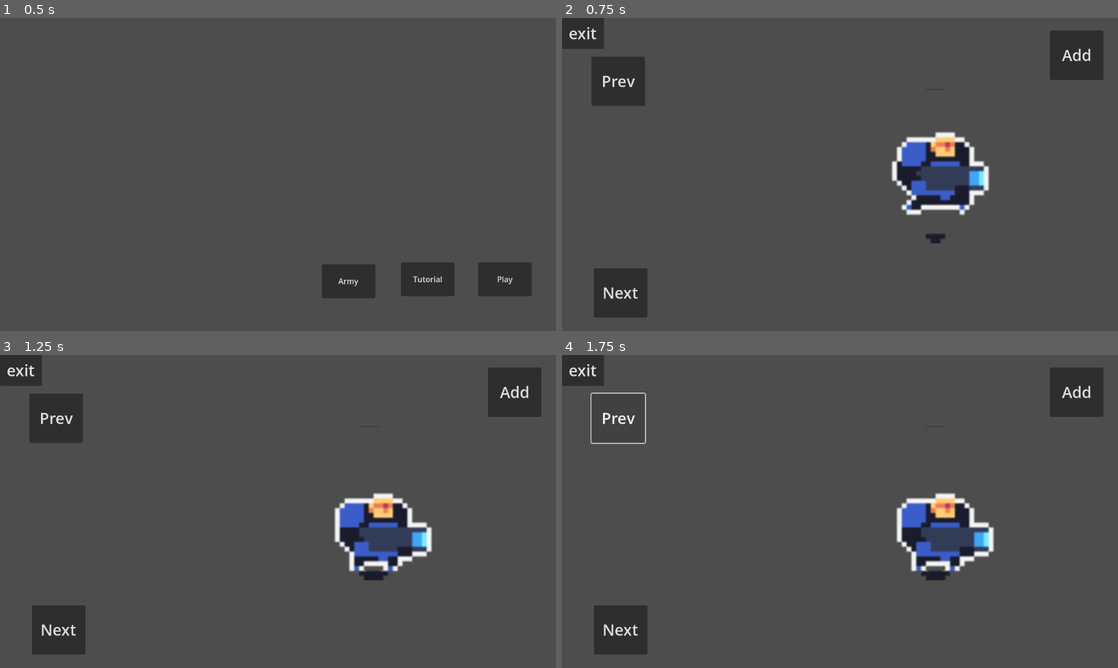
Above: before the commit, frames 1-4 (two rows, left to right).
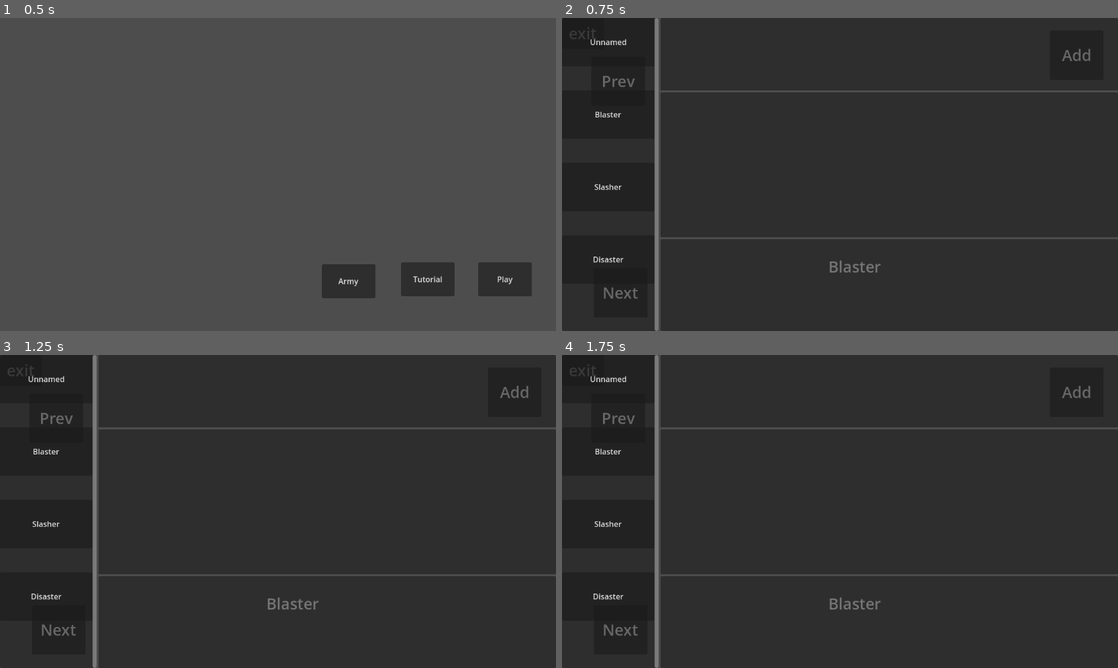
Above: after the commit, the same moments.

Repository: Vorbidden/BattleBots
Game: Godot game, scene res://main_menu.tscn
Same seed, same stepped clock (60 frames per second), same inputs: the game is played once before the commit and once after it.
Inputs:
- Up to frame 1 (0.5 s): no input
- Up to frame 2 (0.75 s): click "Army" at 0.5 s
- Up to frame 3 (1.25 s): no input
- Up to frame 4 (1.75 s): click "Prev" at 1.25 s

Frame 1 is identical in both runs. In frame 2, 93% of the frame differs, in the area x 0-100%, y 0-100%; in frame 3, 93%; in frame 4, 94%.

Commit message:
Level screen + Half finished army selector

Diff:
--- a/Global/Game.gd
+++ b/Global/Game.gd
@@ -1,6 +1,4 @@
 extends Node
-
-var Slot1 = 0
 
 var PlayerUnitsDatabase = {
 	0 : {
@@ -10,6 +8,11 @@
 	1 : {
 		"name": "Slasher",
 		"scene": preload("res://players/player.tscn")
+	},
+	2 : {
+		"name": "Disaster",
+		"cost": 3,
+		"scene": preload("res://players/player3.tscn")
 	}
 }
 
--- /dev/null
+++ b/LevelButton.gd
@@ -0,0 +1,24 @@
+extends Button
+
+@export_file var level_path
+# Called when the node enters the scene tree for the first time.
+func _ready():
+	pass # Replace with function body.
+
+
+# Called every frame. 'delta' is the elapsed time since the previous frame.
+func _process(delta):
+	pass
+
+
+func _on_mouse_entered():
+	pass # Replace with function body.
+
+
+func _on_mouse_exited():
+	pass # Replace with function body.
+
+func _on_pressed():
+	if level_path == null:
+		return
+	get_tree().change_scene_to_file(level_path)
--- /dev/null
+++ b/LevelSelectScreen.gd
@@ -0,0 +1,30 @@
+extends Control
+
+const LEVEL_BUTTON = preload("res://level_button.tscn")
+
+@export_dir var dir_path
+
+@onready var grid = $MarginContainer/VBoxContainer/GridContainer
+
+func _ready():
+	get_levels(dir_path)
+
+func get_levels(path):
+	var dir = DirAccess.open(path)
+	if dir:
+		dir.list_dir_begin()
+		var file_name = dir.get_next()
+		while file_name != "":
+			print(file_name)
+			create_level_button('%S/%S' % [dir.get_current_dir(), file_name], file_name)
+			file_name = dir.get_next()
+			print("a")
+		dir.list_dir_end()
+	else:
+		print("No Levels found")
+
+func create_level_button(level_path: String, level_name: String):
+	var btn = LEVEL_BUTTON.instantiate()
+	btn.text = level_name
+	btn.level_path = level_path
+	grid.add_child(btn)
--- /dev/null
+++ b/Levels/Level2.tscn
@@ -0,0 +1,121 @@
+[gd_scene load_steps=6 format=3 uid="uid://dylb4s6r745w4"]
+
+[ext_resource type="Script" path="res://Manager.gd" id="1_m2kt1"]
+[ext_resource type="PackedScene" uid="uid://hoymgo6h8ea5" path="res://players/player_tower.tscn" id="2_yf3s8"]
+[ext_resource type="PackedScene" uid="uid://b6cmotu1ddhau" path="res://enemies/enemy_tower.tscn" id="3_4e5rt"]
+
+[sub_resource type="LabelSettings" id="LabelSettings_5ryyy"]
+font_size = 28
+font_color = Color(0.92549, 0.584314, 0.117647, 1)
+
+[sub_resource type="RectangleShape2D" id="RectangleShape2D_f2rxn"]
+size = Vector2(25.88, 640.625)
+
+[node name="Game" type="Node2D"]
+script = ExtResource("1_m2kt1")
+
+[node name="UI" type="CanvasLayer" parent="."]
+
+[node name="Energy" type="Label" parent="UI"]
+anchors_preset = 5
+anchor_left = 0.5
+anchor_right = 0.5
+offset_left = -93.5
+offset_right = 93.5
+offset_bottom = 64.0
+grow_horizontal = 2
+text = "Bob"
+label_settings = SubResource("LabelSettings_5ryyy")
+horizontal_alignment = 1
+vertical_alignment = 1
+metadata/_edit_group_ = true
+
+[node name="DeploySlot1" type="Button" parent="UI"]
+anchors_preset = -1
+anchor_left = -0.0208333
+anchor_right = 0.0295139
+anchor_bottom = 0.0864198
+offset_left = 1091.0
+offset_top = 17.0
+offset_right = 1099.0
+offset_bottom = 25.0
+text = "Blast
+5E"
+metadata/_edit_use_anchors_ = true
+
+[node name="EnergyButton" type="Button" parent="UI"]
+anchors_preset = -1
+anchor_left = -0.0208333
+anchor_right = 0.0295139
+anchor_bottom = 0.0864198
+offset_left = 530.0
+offset_top = 59.0
+offset_right = 538.0
+offset_bottom = 67.0
+text = "More Energy"
+metadata/_edit_use_anchors_ = true
+
+[node name="DeploySlot2" type="Button" parent="UI"]
+anchors_preset = -1
+anchor_left = -0.0208333
+anchor_right = 0.0295139
+anchor_bottom = 0.0864198
+offset_left = 1001.0
+offset_top = 18.0
+offset_right = 1009.0
+offset_bottom = 26.0
+text = "Sword
+2E"
+metadata/_edit_use_anchors_ = true
+
+[node name="DeploySlot3" type="Button" parent="UI"]
+anchors_preset = -1
+anchor_left = -0.0208333
+anchor_right = 0.0295139
+anchor_bottom = 0.0864198
+offset_left = 909.0
+offset_top = 22.0
+offset_right = 917.0
+offset_bottom = 30.0
+text = "Tank
+3E"
+metadata/_edit_use_anchors_ = true
+
+[node name="Wall" type="StaticBody2D" parent="."]
+
+[node name="CollisionShape2D" type="CollisionShape2D" parent="Wall"]
+position = Vector2(-441, 308)
+shape = SubResource("RectangleShape2D_f2rxn")
+
+[node name="Wall2" type="StaticBody2D" parent="."]
+position = Vector2(1000, 2.08165e-12)
+
+[node name="CollisionShape2D" type="CollisionShape2D" parent="Wall2"]
+position = Vector2(1061, 321)
+shape = SubResource("RectangleShape2D_f2rxn")
+
+[node name="Players" type="Node" parent="."]
+
+[node name="player_tower" parent="Players" instance=ExtResource("2_yf3s8")]
+position = Vector2(1065, 489)
+
+[node name="Enemies" type="Node" parent="."]
+
+[node name="enemy_tower" parent="Enemies" instance=ExtResource("3_4e5rt")]
+position = Vector2(100, 481)
+
+[node name="EnemySpawnTimer" type="Timer" parent="."]
+wait_time = 3.0
+autostart = true
+
+[node name="EnergyRechargeTimer" type="Timer" parent="."]
+autostart = true
+
+[connection signal="pressed" from="UI/DeploySlot1" to="." method="_on_deploy_pressed" binds= [0]]
+[connection signal="pressed" from="UI/EnergyButton" to="." method="_on_energy_button_pressed"]
+[connection signal="pressed" from="UI/DeploySlot2" to="." method="_on_deploy_pressed" binds= [1]]
+[connection signal="pressed" from="UI/DeploySlot3" to="." method="_on_deploy_pressed" binds= [2]]
+[connection signal="player_tower_destroyed" from="Players/player_tower" to="." method="_on_player_tower_player_tower_destroyed"]
+[connection signal="enemy_tower_destroyed" from="Enemies/enemy_tower" to="." method="_on_enemy_tower_enemy_tower_destroyed"]
+[connection signal="timeout" from="EnemySpawnTimer" to="." method="_on_timer_timeout"]
+[connection signal="timeout" from="EnergyRechargeTimer" to="." method="_on_energy_recharge_timer_timeout"]
--- a/MainMenu.gd
+++ b/MainMenu.gd
@@ -9,7 +9,7 @@
 	pass
 
 func _on_play_button_pressed():
-	get_tree().change_scene_to_file("res://Main.tscn")
+	get_tree().change_scene_to_file("res://level_select.tscn")
 
 func _on_tutorial_button_pressed():
 	get_tree().change_scene_to_file("res://tutorial.tscn")
--- a/Manager.gd
+++ b/Manager.gd
@@ -17,6 +17,7 @@
 @export var max_energy: int = 12
 @export var default_spawn_cost : int = 2
 @export var energy_upgrade_cost: int = 5
+
 # Called when the node enters the scene tree for the first time.
 
 var player_tower_x: int = 0
@@ -30,7 +31,6 @@
 	player = Game.CurrentArmy[0]["scene"]
 	player2 = Game.CurrentArmy[1]["scene"]
 	player3 = Game.CurrentArmy[2]["scene"]
-
 
 	army = [player, player2, player3]
 
--- /dev/null
+++ b/UnitButtonInSelect.gd
@@ -0,0 +1,20 @@
+extends Button
+
+signal unit_pressed(unit_name)
+
+@export var unit_name: String = "Unnamed"
+var equipped = false
+# Called when the node enters the scene tree for the first time.
+func _ready():
+	self.text = unit_name
+
+func equip():
+	pass
+
+func _pressed():
+	print(unit_name)
+	unit_pressed.emit(unit_name)
+
+# Called every frame. 'delta' is the elapsed time since the previous frame.
+func _process(delta):
+	pass
--- a/army_select.gd
+++ b/army_select.gd
@@ -1,6 +1,8 @@
 extends Control
 
+var Slot1 = 0
 var player = load("res://players/player.tscn")
+var unit_button = load("res://unit_button.tscn")
 
 """ NOTE TO FUTURE SELF:
 	Working on an army select
@@ -11,24 +13,33 @@
 	then worry about animations in this screen (for now just hardcode)
 	Good luck future me!
 	Maybe work on having a default army first
-	"""
+"""
+
+func _ready():
+
+	for i in Game.PlayerUnitsDatabase:
+		var instance = unit_button.instantiate()
+		instance.unit_name = Game.PlayerUnitsDatabase[i]["name"]
+		$HBoxContainer/TableOfUnits/ScrollContainer/VBoxContainer.add_child(instance)
+
+	$UnitName.text = Game.PlayerUnitsDatabase[Slot1]["name"]
 
 # Called every frame. 'delta' is the elapsed time since the previous frame.
 func _process(delta):
-	# Dont worry about this, just use like a name for now.
-	match Game.Slot1:
-		0:
-			$UnitSelect.play("Unit 1")
-		1:
-			$UnitSelect.play("Unit 2")
+	pass
 
 func _on_next_unit_button_pressed():
-	if Game.Slot1 < Game.PlayerUnitsDatabase.count():
-		Game.Slot1 += 1
+	if Slot1 < len(Game.PlayerUnitsDatabase) - 1:
+		Slot1 += 1
+	$UnitName.text = Game.PlayerUnitsDatabase[Slot1]["name"]
 
 func _on_prev_unit_button_pressed():
-	if Game.Slot1 > 0:
-		Game.Slot1 -= 1
+	if Slot1 > 0:
+		Slot1 -= 1
+	$UnitName.text = Game.PlayerUnitsDatabase[Slot1]["name"]
 
 func _on_exit_button_pressed():
 	get_tree().change_scene_to_file("res://main_menu.tscn")
+
+func _on_unit_unit_pressed(unit_name):
+	print(unit_name)
--- a/army_select.tscn
+++ b/army_select.tscn
@@ -1,8 +1,9 @@
-[gd_scene load_steps=19 format=3 uid="uid://b0vy7tj0ya3gv"]
+[gd_scene load_steps=20 format=3 uid="uid://b0vy7tj0ya3gv"]
 
 [ext_resource type="Script" path="res://army_select.gd" id="1_bv8dv"]
 [ext_resource type="Texture2D" uid="uid://ivn3vwcu0x7y" path="res://assets/players blue x2.png" id="2_6ptvy"]
 [ext_resource type="Texture2D" uid="uid://rus737wiui80" path="res://assets/_Run.png" id="3_3pst7"]
+[ext_resource type="PackedScene" uid="uid://1q6ao141455o" path="res://unit_button.tscn" id="4_m6eec"]
 
 [sub_resource type="AtlasTexture" id="AtlasTexture_p0wjy"]
 atlas = ExtResource("2_6ptvy")
@@ -125,6 +126,7 @@
 script = ExtResource("1_bv8dv")
 
 [node name="UnitSelect" type="AnimatedSprite2D" parent="."]
+visible = false
 position = Vector2(774, 307)
 scale = Vector2(5, 5)
 sprite_frames = SubResource("SpriteFrames_x4er2")
@@ -164,6 +166,58 @@
 theme_override_font_sizes/font_size = 32
 text = "exit"
 
+[node name="UnitName" type="Label" parent="."]
+layout_mode = 0
+offset_left = 552.0
+offset_top = 492.0
+offset_right = 1058.0
+offset_bottom = 625.0
+theme_override_font_sizes/font_size = 32
+text = "Name:"
+
+[node name="HBoxContainer" type="HBoxContainer" parent="."]
+layout_mode = 1
+anchors_preset = 15
+anchor_right = 1.0
+anchor_bottom = 1.0
+grow_horizontal = 2
+grow_vertical = 2
+
+[node name="TableOfUnits" type="PanelContainer" parent="HBoxContainer"]
+custom_minimum_size = Vector2(200, 0)
+layout_mode = 2
+
+[node name="ScrollContainer" type="ScrollContainer" parent="HBoxContainer/TableOfUnits"]
+layout_mode = 2
+vertical_scroll_mode = 2
+
+[node name="VBoxContainer" type="VBoxContainer" parent="HBoxContainer/TableOfUnits/ScrollContainer"]
+clip_contents = true
+custom_minimum_size = Vector2(0, 500)
+layout_mode = 2
+size_flags_horizontal = 3
+theme_override_constants/separation = 50
+
+[node name="Unit" parent="HBoxContainer/TableOfUnits/ScrollContainer/VBoxContainer" instance=ExtResource("4_m6eec")]
+layout_mode = 2
+
+[node name="VBoxContainer" type="VBoxContainer" parent="HBoxContainer"]
+layout_mode = 2
+size_flags_horizontal = 3
+
+[node name="CurrentArmyLoadout" type="PanelContainer" parent="HBoxContainer/VBoxContainer"]
+custom_minimum_size = Vector2(0, 150)
+layout_mode = 2
+
+[node name="UnitShowcase" type="PanelContainer" parent="HBoxContainer/VBoxContainer"]
+custom_minimum_size = Vector2(0, 300)
+layout_mode = 2
+
+[node name="UnitDescription" type="PanelContainer" parent="HBoxContainer/VBoxContainer"]
+layout_mode = 2
+size_flags_vertical = 3
+
 [connection signal="pressed" from="NextUnitButton" to="." method="_on_next_unit_button_pressed"]
 [connection signal="pressed" from="PrevUnitButton" to="." method="_on_prev_unit_button_pressed"]
 [connection signal="pressed" from="ExitButton" to="." method="_on_exit_button_pressed"]
+[connection signal="unit_pressed" from="HBoxContainer/TableOfUnits/ScrollContainer/VBoxContainer/Unit" to="." method="_on_unit_unit_pressed"]
--- /dev/null
+++ b/assets/new_style_box_flat.tres
@@ -0,0 +1,3 @@
+[gd_resource type="StyleBoxFlat" format=3 uid="uid://ctbijxs0q12h5"]
+
+[resource]
--- /dev/null
+++ b/level_button.tscn
@@ -0,0 +1,17 @@
+[gd_scene load_steps=2 format=3 uid="uid://d4eheug3kdikt"]
+
+[ext_resource type="Script" path="res://LevelButton.gd" id="1_an0of"]
+
+[node name="LevelButton" type="Button"]
+anchors_preset = 15
+anchor_right = 1.0
+anchor_bottom = 1.0
+grow_horizontal = 2
+grow_vertical = 2
+text = "Level 1"
+script = ExtResource("1_an0of")
+level_path = "res://Levels/Level1.tscn"
+
+[connection signal="mouse_entered" from="." to="." method="_on_mouse_entered"]
+[connection signal="mouse_exited" from="." to="." method="_on_mouse_exited"]
+[connection signal="pressed" from="." to="." method="_on_pressed"]
--- /dev/null
+++ b/level_select.tscn
@@ -0,0 +1,42 @@
+[gd_scene load_steps=2 format=3 uid="uid://dro4t47xsrbl2"]
+
+[ext_resource type="Script" path="res://LevelSelectScreen.gd" id="1_0j1q0"]
+
+[node name="LevelSelect" type="Control"]
+layout_mode = 3
+anchors_preset = 15
+anchor_right = 1.0
+anchor_bottom = 1.0
+grow_horizontal = 2
+grow_vertical = 2
+script = ExtResource("1_0j1q0")
+dir_path = "res://Levels"
+
+[node name="ColorRect" type="ColorRect" parent="."]
+layout_mode = 1
+anchors_preset = 15
+anchor_right = 1.0
+anchor_bottom = 1.0
+grow_horizontal = 2
+grow_vertical = 2
+color = Color(0, 0.172549, 0.176471, 1)
+
+[node name="MarginContainer" type="MarginContainer" parent="."]
+layout_mode = 1
+anchors_preset = 15
+anchor_right = 1.0
+anchor_bottom = 1.0
+grow_horizontal = 2
+grow_vertical = 2
+
+[node name="VBoxContainer" type="VBoxContainer" parent="MarginContainer"]
+custom_minimum_size = Vector2(0, 60)
+layout_mode = 2
+theme_override_constants/separation = 40
+
+[node name="Label" type="Label" parent="MarginContainer/VBoxContainer"]
+layout_mode = 2
+
+[node name="GridContainer" type="GridContainer" parent="MarginContainer/VBoxContainer"]
+layout_mode = 2
+size_flags_vertical = 3
--- a/main_menu.tscn
+++ b/main_menu.tscn
@@ -24,6 +24,7 @@
 text = "Play"
 
 [node name="TutorialButton" type="Button" parent="."]
+layout_mode = 0
 offset_left = 833.0
 offset_top = 547.0
 offset_right = 944.0
@@ -31,6 +32,7 @@
 text = "Tutorial"
 
 [node name="ArmyButton" type="Button" parent="."]
+layout_mode = 0
 offset_left = 669.0
 offset_top = 551.0
 offset_right = 780.0
--- /dev/null
+++ b/unit_button.tscn
@@ -0,0 +1,13 @@
+[gd_scene load_steps=2 format=3 uid="uid://1q6ao141455o"]
+
+[ext_resource type="Script" path="res://UnitButtonInSelect.gd" id="1_bl6gs"]
+
+[node name="Unit" type="Button"]
+custom_minimum_size = Vector2(0, 100)
+anchors_preset = 15
+anchor_right = 1.0
+anchor_bottom = 1.0
+grow_horizontal = 2
+grow_vertical = 2
+text = "Unit 1"
+script = ExtResource("1_bl6gs")
Not shown: 3 places in Levels/Level1.tscn that only renumber resources
